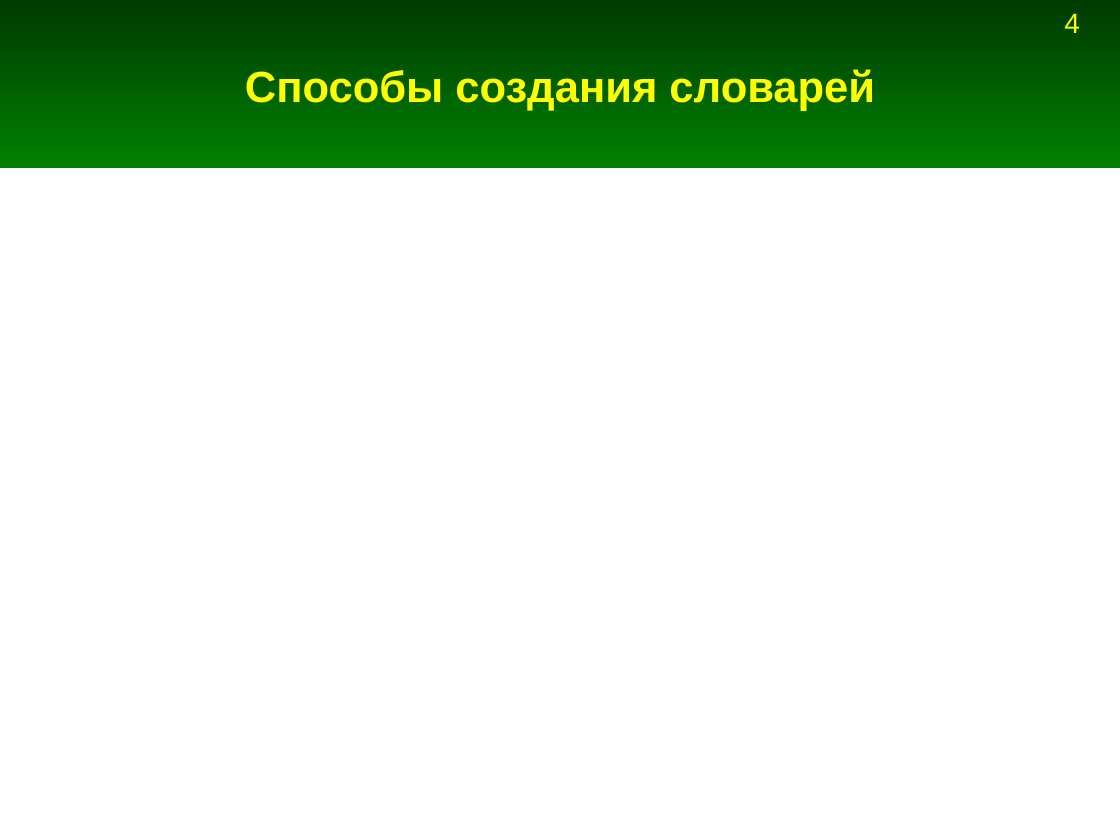
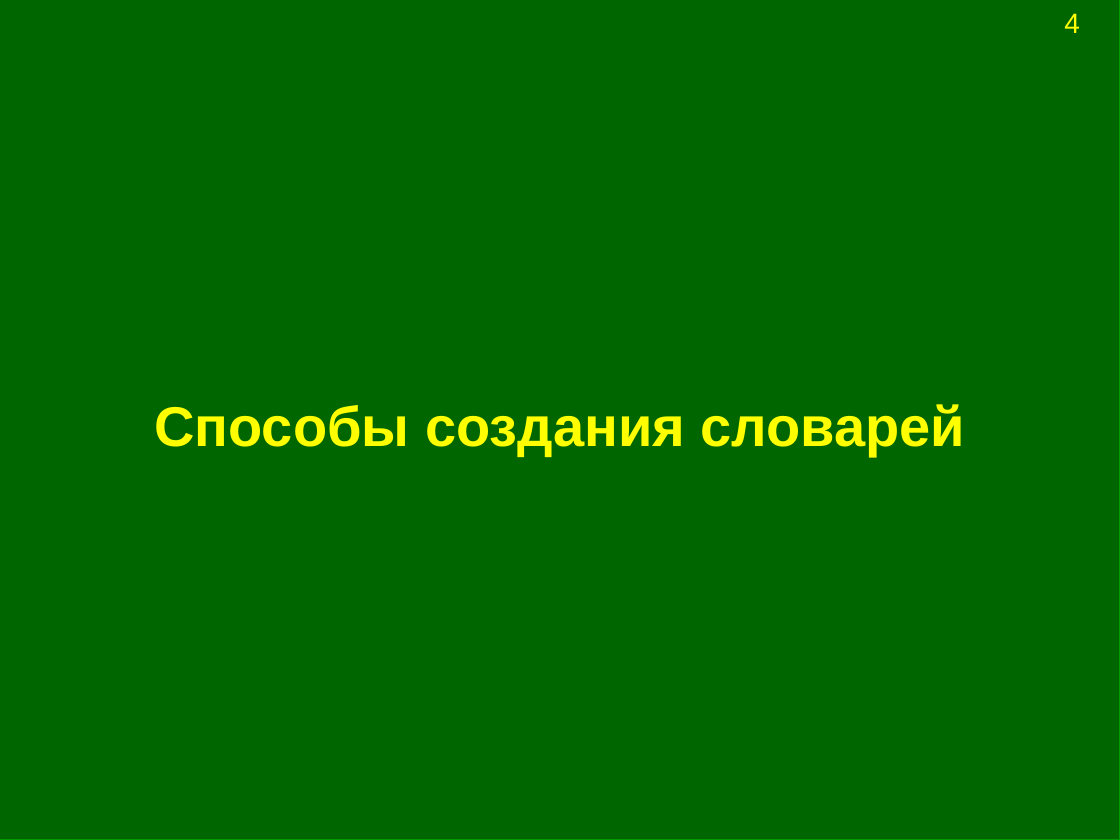
Before and after one commit to Jenyay/modelling, a slide deck: slide 4 of python language/presentations/07. Basic data structures. Dictionaries.odp. Drawn at 1120x840 pixels with LibreOffice and Linux fonts; fonts in the diff are those of the drawing. Boxes give left, top, right and bottom in pixels: in the first picture for what was removed or moved away, otherwise in the second. Text is boxed around its words. In the diff, an @@ line names an element or a change of style, - is before the commit and + after.

```diff
--- a/python language/presentations/07. Basic data structures. Dictionaries.odp
+++ b/python language/presentations/07. Basic data structures. Dictionaries.odp
@@ rectangle removed at box(0, 0, 1120, 168) @@
@@ rectangle added at box(0, 0, 1120, 840), fill #006600, outline #009900 0 pt @@
@@ title "Способы создания словарей": place and size @@
-title "Способы создания словарей" at box(245, 69, 875, 111)
+title "Способы создания словарей" at box(154, 404, 966, 455)
@@ title "Способы создания словарей" at box(154, 404, 966, 455): size 28 to 36 pt @@
```
Also in this commit, not shown: 14 slides added, 1 other file.
